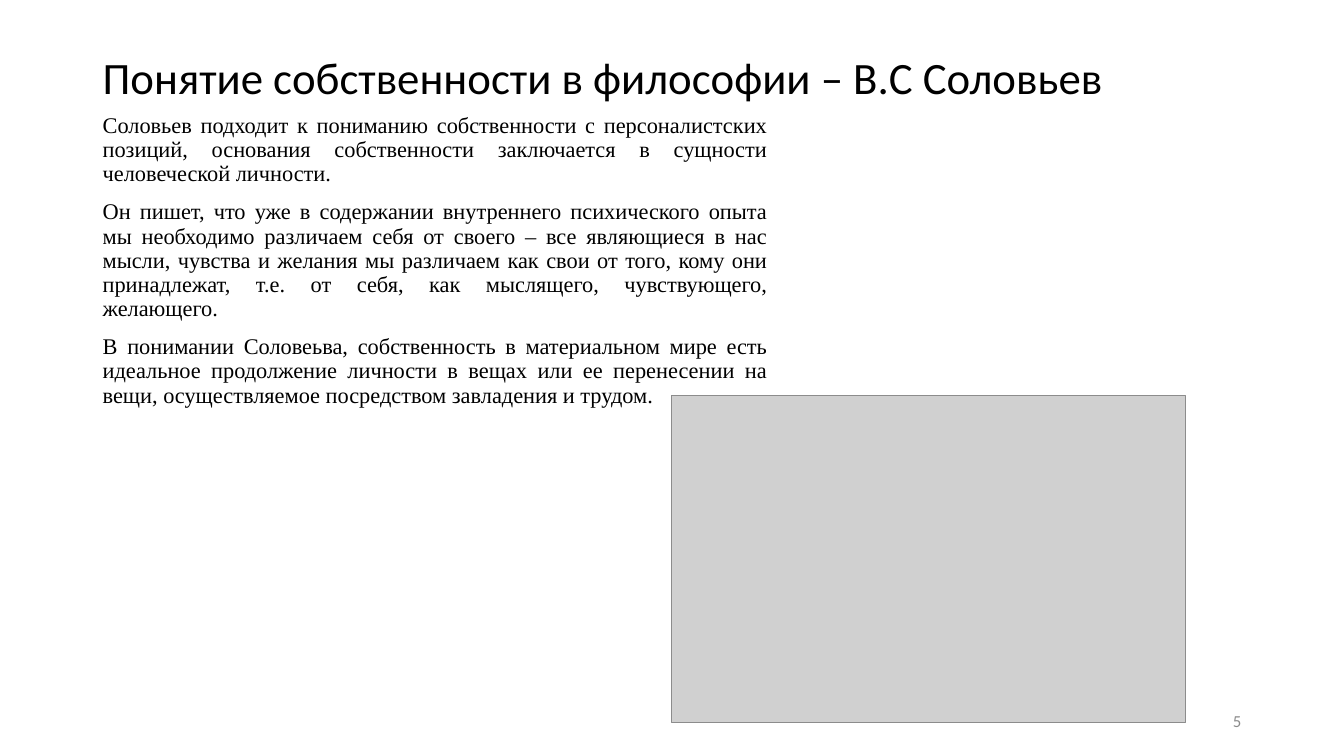
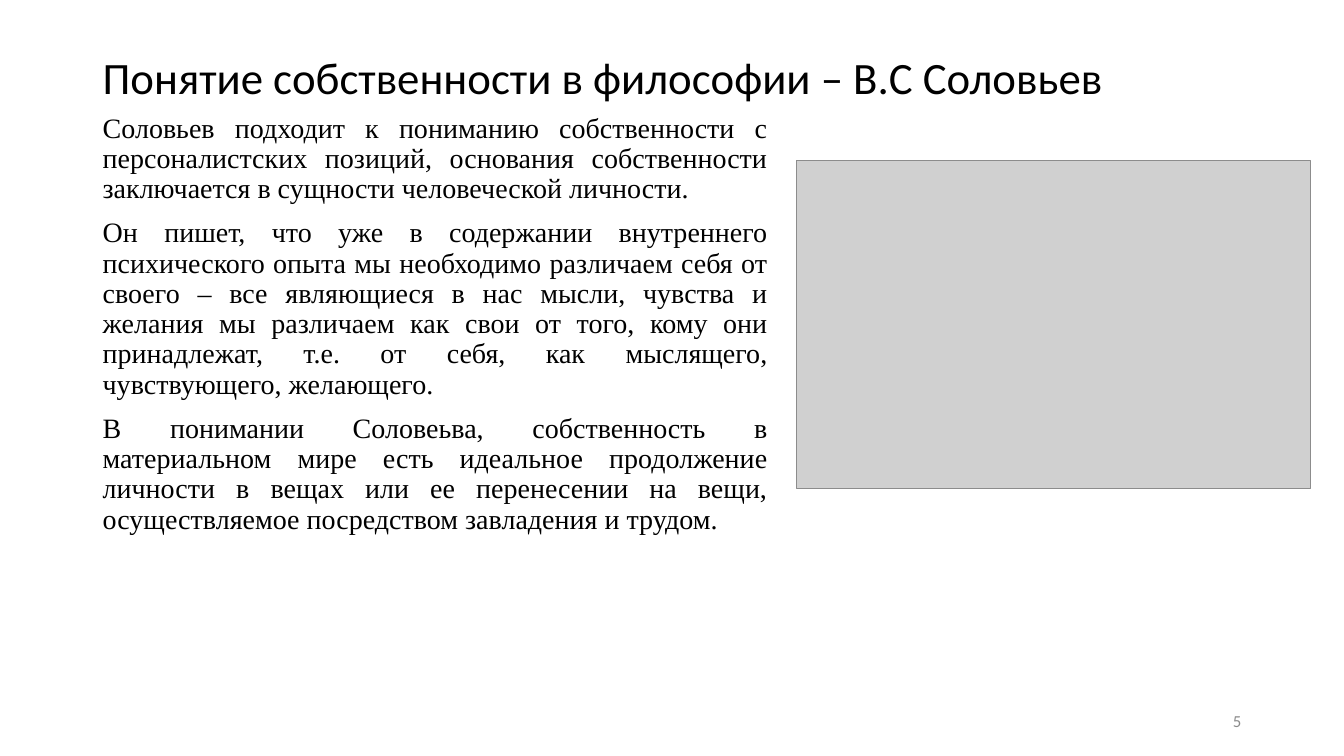
Before and after one commit to JacKira/UpLift_CandidateDegree, a slide deck: slide 5 of Философия/Выступление/Презентация Фейзуллин М8О-104А-23.pptx. Drawn at 1344x756 pixels with LibreOffice and Linux fonts; fonts in the diff are those of the drawing; grey boxes stand for pictures. Boxes give left, top, right and bottom in pixels: in the first picture for what was removed or moved away, otherwise in the second. Text is boxed around its words. In the diff, an @@ line names an element or a change of style, - is before the commit and + after.

```diff
--- a/Философия/Выступление/Презентация Фейзуллин М8О-104А-23.pptx
+++ b/Философия/Выступление/Презентация Фейзуллин М8О-104А-23.pptx
@@ text "Соловьев подходит к пониманию собственности ..." at (x1=103, y1=118, x2=768, y2=534): size 16 to 20 pt @@
@@ picture moved from (x1=673, y1=395, x2=1186, y2=723) to (x1=798, y1=161, x2=1311, y2=489) @@
```
Also in this commit, not shown: 4 other slides changed, 5 slides added, 1 slide removed.
